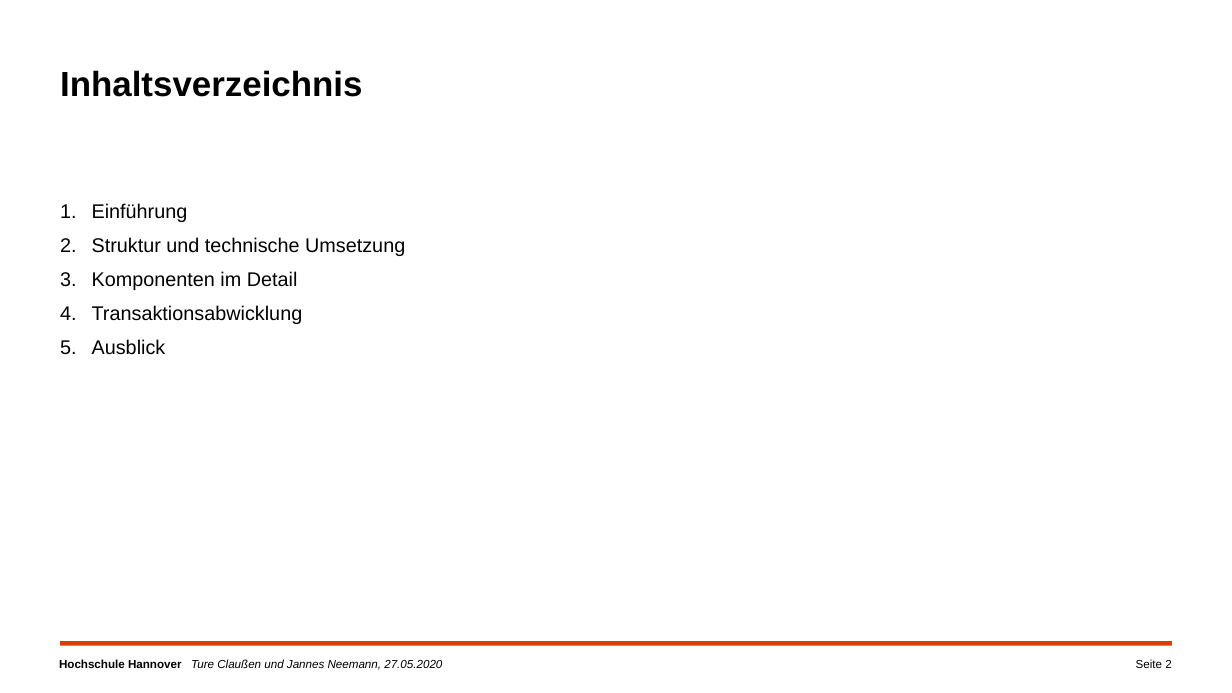
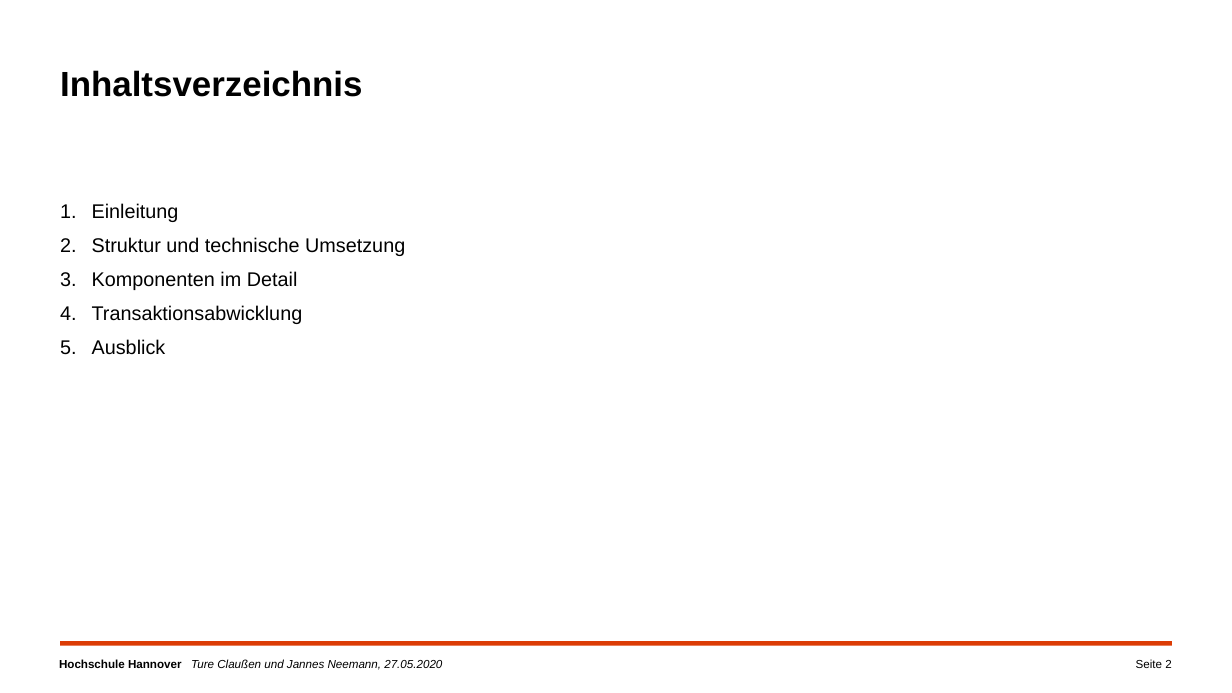
Before and after one commit to campfireman/SEM-ethereum-transactions, a slide deck: slide 2 of Ethereum_Präsentation_Jannes/Ethereum-Transaktionen.pptx. Drawn at 1232x693 pixels with LibreOffice and Linux fonts; fonts in the diff are those of the drawing; background and template pictures are left out. Boxes give left, top, right and bottom in pixels: in the first picture for what was removed or moved away, otherwise in the second. Text is boxed around its words. In the diff, an @@ line names an element or a change of style, - is before the commit and + after.

```diff
--- a/Ethereum_Präsentation_Jannes/Ethereum-Transaktionen.pptx
+++ b/Ethereum_Präsentation_Jannes/Ethereum-Transaktionen.pptx
@@ text at box(92, 203, 179, 222): text changed @@
-1. Einführung
+1. Einleitung
```
Also in this commit, not shown: 7 other slides changed, 1 other file.
